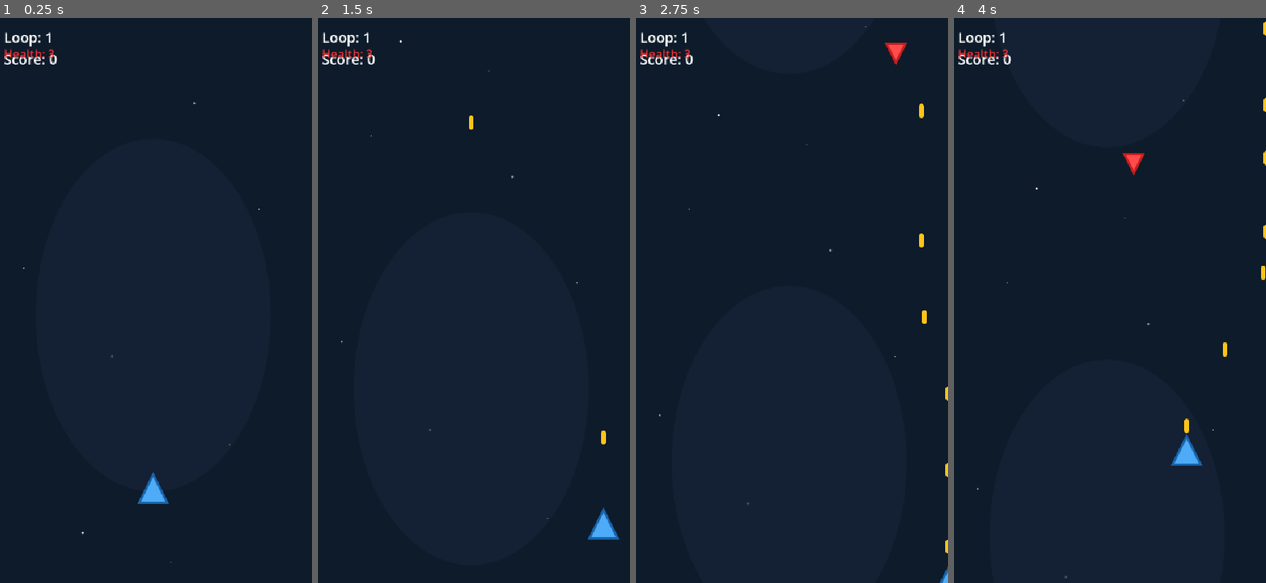
Above: before the commit, frames 1-4 (left to right).
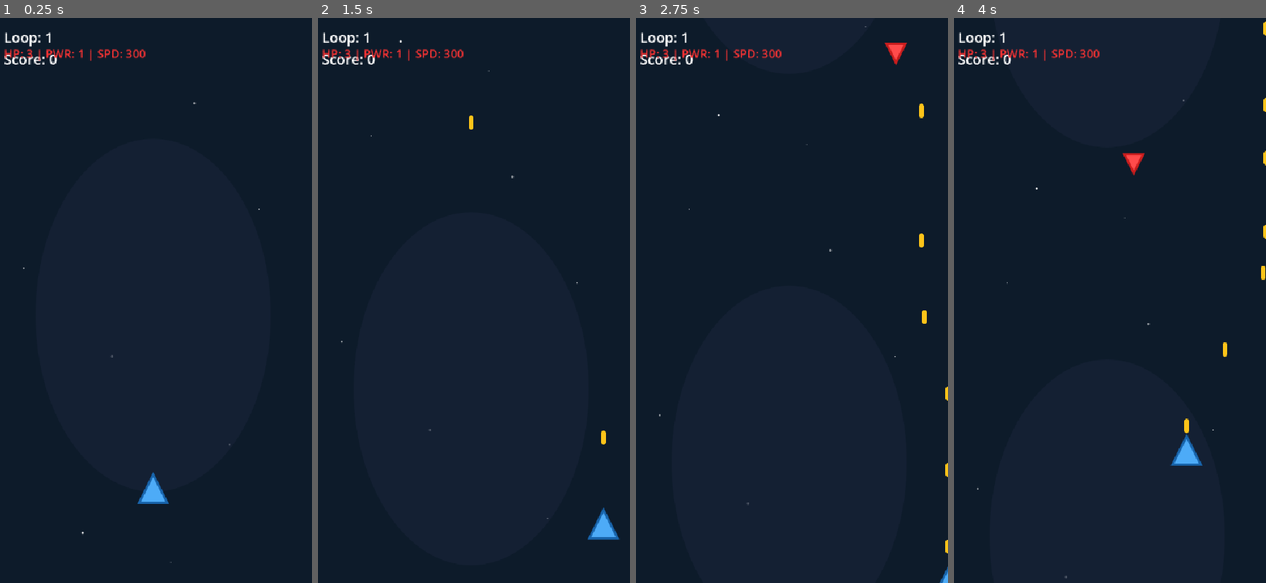
Above: after the commit, the same moments.

Repository: shaumik/prototype_alpha
Game: Godot game, scene res://scenes/Main.tscn
Same seed, same stepped clock (60 frames per second), same inputs: the game is played once before the commit and once after it.
Inputs:
- Up to frame 1 (0.25 s): no input
- Up to frame 2 (1.5 s): tap Enter (ui_accept) at 0.5, 1.35 s; hold Right (ui_right) 0.53-1.28 s; hold Enter (ui_accept) 0.53-1.28 s; hold Down (ui_down) from 1.28 s (still down)
- Up to frame 3 (2.75 s): tap Enter (ui_accept) at 1.52, 1.82 s; release Down (ui_down) at 2.03 s; hold Right (ui_right) from 2.03 s (still down); hold Enter (ui_accept) from 2.03 s (still down)
- Up to frame 4 (4 s): release Right (ui_right) at 2.78 s; release Enter (ui_accept) at 2.78 s; hold Up (ui_up) 2.78-3.53 s; tap Enter (ui_accept) at 2.85, 3.02, 3.32 s; hold Left (ui_left) from 3.53 s (still down); hold Enter (ui_accept) from 3.53 s (still down)

The runs differ from the first frame. In frame 1, 0.4% of the frame differs, in the area x 4-47%, y 5-8%; in frame 2, 0.4%; in frame 3, 0.4%; in frame 4, 0.4%.

Commit message:
Add permanent stats, guaranteed powerups on boss death, and HUD updates

Diff:
--- a/scripts/Main.gd
+++ b/scripts/Main.gd
@@ -52,6 +52,8 @@
 	if player:
 		player.died.connect(_on_player_died)
 		player.health_changed.connect(_on_player_health_changed)
+		if player.has_signal("stats_changed"):
+			player.stats_changed.connect(_on_player_stats_changed)
 		health_label.text = "Health: " + str(player.current_health)
 
 func _process(_delta: float) -> void:
@@ -171,4 +173,11 @@
 	get_tree().reload_current_scene()
 
 func _on_player_health_changed(new_health: int) -> void:
-	health_label.text = "Health: " + str(max(0, new_health))
+	var player = get_node_or_null("Player")
+	if player:
+		health_label.text = "HP: %d | PWR: %d | SPD: %d" % [max(0, new_health), player.base_damage + player.perm_damage_bonus, int(player.speed)]
+	else:
+		health_label.text = "Health: " + str(max(0, new_health))
+
+func _on_player_stats_changed(hp: int, pwr: int, spd: float) -> void:
+	health_label.text = "HP: %d | PWR: %d | SPD: %d" % [max(0, hp), pwr, int(spd)]
--- a/scripts/boss.gd
+++ b/scripts/boss.gd
@@ -80,4 +80,8 @@
 
 func die() -> void:
     died.emit(score_value)
+    var powerup = preload("res://scenes/powerup.tscn").instantiate()
+    powerup.global_position = global_position
+    powerup.randomize_type = true
+    get_tree().current_scene.call_deferred("add_child", powerup)
     queue_free()
--- a/scripts/enemy.gd
+++ b/scripts/enemy.gd
@@ -63,10 +63,18 @@
 func die() -> void:
     died.emit(score_value)
 
-    # 10% chance to drop powerup
+    # 10% chance to drop permanent or temporary powerup
     if randf() < 0.1:
         var powerup = PowerupScene.instantiate()
         powerup.global_position = global_position
+        powerup.randomize_type = true
+        get_tree().current_scene.call_deferred("add_child", powerup)
+    elif randf() < 0.05:
+        var buffs = [Powerup.PowerupType.PERM_DMG, Powerup.PowerupType.PERM_SPEED, Powerup.PowerupType.PERM_HP]
+        var powerup = PowerupScene.instantiate()
+        powerup.global_position = global_position
+        powerup.type = buffs[randi() % buffs.size()]
+        powerup.randomize_type = false
         get_tree().current_scene.call_deferred("add_child", powerup)
 
     queue_free()
--- a/scripts/player.gd
+++ b/scripts/player.gd
@@ -16,6 +16,9 @@
 var is_shielded: bool = false
 var default_fire_rate: float
 var base_speed: float
+var base_damage: int = 1
+var perm_damage_bonus: int = 0
+var perm_speed_bonus: float = 0.0
 
 @onready var sprite: Sprite2D = $Sprite2D
 @onready var muzzle: Marker2D = $Muzzle
@@ -23,6 +26,7 @@
 var Laser = preload("res://scenes/laser.tscn")
 
 signal health_changed(new_health)
+signal stats_changed(hp, pwr, spd)
 signal died
 
 func _ready() -> void:
@@ -42,6 +46,11 @@
     powerup_timer.one_shot = true
     powerup_timer.timeout.connect(_on_powerup_timeout)
     add_child(powerup_timer)
+
+    call_deferred("emit_stats_changed")
+
+func emit_stats_changed() -> void:
+    stats_changed.emit(current_health, base_damage + perm_damage_bonus, speed)
 
 func _physics_process(_delta: float) -> void:
     if is_dead:
@@ -71,12 +80,14 @@
             laser.position = muzzle.global_position
             # Angle offset is enough now that laser respects rotation
             laser.rotation = i * 0.2
+            laser.damage = base_damage + perm_damage_bonus
             get_tree().current_scene.add_child(laser)
     else:
         var laser = Laser.instantiate()
         laser.position = muzzle.global_position
         if current_powerup == Powerup.PowerupType.PIERCE:
             laser.is_piercing = true
+        laser.damage = base_damage + perm_damage_bonus
         get_tree().current_scene.add_child(laser)
 
 func _on_fire_timer_timeout() -> void:
@@ -92,6 +103,7 @@
 
     current_health -= amount
     health_changed.emit(current_health)
+    emit_stats_changed()
 
     # Simple flash effect
     sprite.modulate = Color.RED
@@ -107,9 +119,48 @@
     queue_free()
 
 func apply_powerup(type: int) -> void:
+    if type == Powerup.PowerupType.PERM_DMG:
+        perm_damage_bonus += 1
+        emit_stats_changed()
+
+        sprite.modulate = Color.RED
+        await get_tree().create_timer(0.2).timeout
+        if not is_shielded:
+            sprite.modulate = Color.WHITE
+        else:
+            sprite.modulate = Color.AQUA
+        return
+    elif type == Powerup.PowerupType.PERM_SPEED:
+        perm_speed_bonus += 20.0
+        base_speed += 20.0
+        speed += 20.0
+        emit_stats_changed()
+
+        sprite.modulate = Color.DEEP_SKY_BLUE
+        await get_tree().create_timer(0.2).timeout
+        if not is_shielded:
+            sprite.modulate = Color.WHITE
+        else:
+            sprite.modulate = Color.AQUA
+        return
+    elif type == Powerup.PowerupType.PERM_HP:
+        max_health += 1
+        current_health += 1
+        health_changed.emit(current_health)
+        emit_stats_changed()
+
+        sprite.modulate = Color.CRIMSON
+        await get_tree().create_timer(0.2).timeout
+        if not is_shielded:
+            sprite.modulate = Color.WHITE
+        else:
+            sprite.modulate = Color.AQUA
+        return
+
     if type == Powerup.PowerupType.HEAL:
         current_health = min(max_health, current_health + 1)
         health_changed.emit(current_health)
+        emit_stats_changed()
 
         # Flash green
         sprite.modulate = Color.GREEN
--- a/scripts/powerup.gd
+++ b/scripts/powerup.gd
@@ -1,17 +1,19 @@
 extends Area2D
 class_name Powerup
 
-enum PowerupType { SPREAD, RAPID, SHIELD, SPEED, PIERCE, HEAL }
+enum PowerupType { SPREAD, RAPID, SHIELD, SPEED, PIERCE, HEAL, PERM_DMG, PERM_SPEED, PERM_HP }
 
 @export var speed: float = 100.0
 @export var type: PowerupType = PowerupType.SPREAD
+@export var randomize_type: bool = true
 
 @onready var sprite: Sprite2D = $Sprite2D
 @onready var label: Label = $Label
 
 func _ready() -> void:
     # Randomize powerup type if not specifically set
-    type = randi() % PowerupType.size()
+    if randomize_type:
+        type = randi() % 6 # Only 0 to 5 are standard temporary powerups/heals
 
     match type:
         PowerupType.SPREAD:
@@ -32,6 +34,15 @@
         PowerupType.HEAL:
             sprite.self_modulate = Color.HOT_PINK
             label.text = "+"
+        PowerupType.PERM_DMG:
+            sprite.self_modulate = Color.RED
+            label.text = "PWR"
+        PowerupType.PERM_SPEED:
+            sprite.self_modulate = Color.DEEP_SKY_BLUE
+            label.text = "SPD"
+        PowerupType.PERM_HP:
+            sprite.self_modulate = Color.CRIMSON
+            label.text = "+HP"
 
     var notifier = VisibleOnScreenNotifier2D.new()
     notifier.screen_exited.connect(_on_screen_exited)
